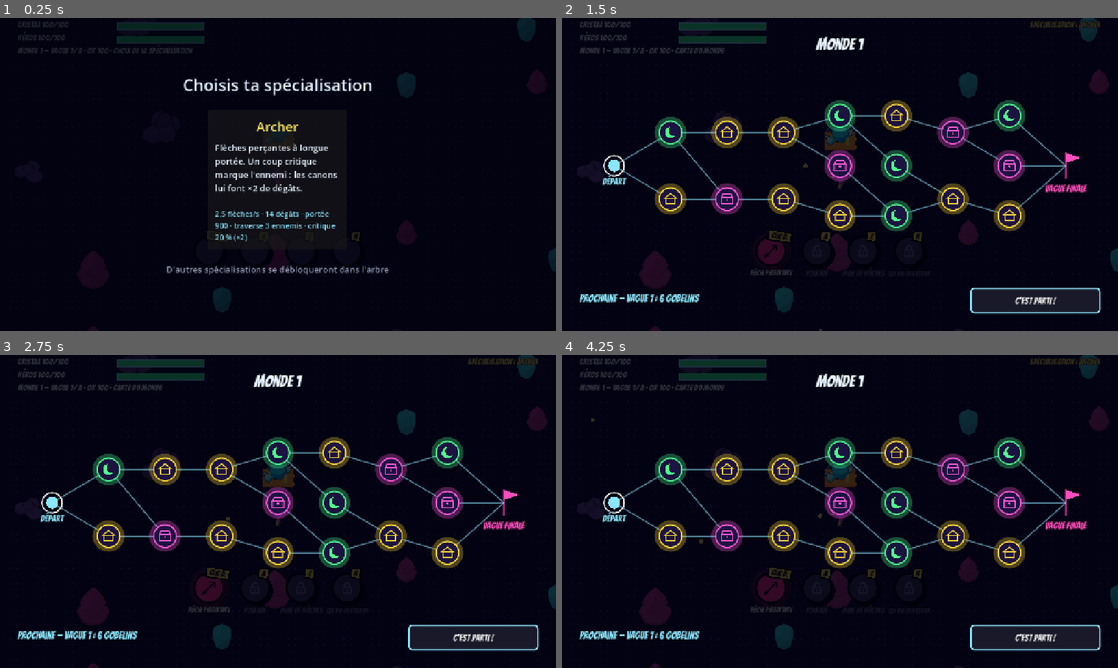
Above: before the commit, frames 1-4 (two rows, left to right).
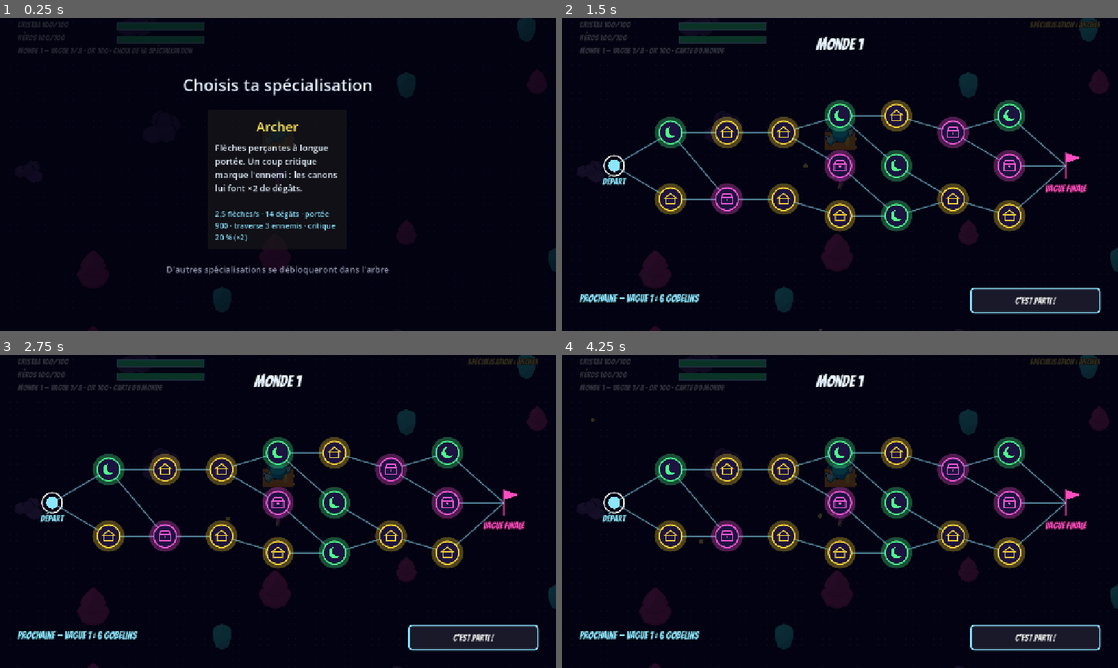
Above: after the commit, the same moments.

Repository: keutarcrash-sudo/first-game
Game: Godot game, scene res://src/game/main.tscn
The game is run twice, just before and just after one commit, with the same random seed, the same clock (stepped at 60 frames per second) and the same inputs.
Inputs (mouse positions are in pixels of both pictures, inside the frame that each line leads up to):
- Up to frame 1 (0.25 s): no input
- Up to frame 2 (1.5 s): click (840, 180) at 0.5 s; click (673, 133) at 1.27 s
- Up to frame 3 (2.75 s): click (111, 536) at 2.02 s
- Up to frame 4 (4.25 s): click (728, 470) at 2.77 s; click (728, 536) at 3.52 s

The runs differ from the first frame. In frame 1, less than 0.1% of the frame differs, in the area x 37-65%, y 68-80%; in frame 2, 0.7%; in frame 3, 0.7%; in frame 4, 0.7%, in the area x 34-65%, y 68-83%.

Commit message:
fix: barre de compétences tout en bas de l'écran
The ability bar now sits at the bottom of the screen (bottom_margin 12) and is
shown in COMBAT only. BUILD fits the field above the tower buttons and prompt
(CrystalHud.build_bottom_band_height) instead of the ability bar band, so the
field is larger in BUILD.

Story: plein écran et affichage

Co-Authored-By: Claude Opus 5.5 <noreply@anthropic.com>
Claude-Session: https://claude.ai/code/session_01UVM1eXdfi8dYgM4xtfgzQe

Diff:
--- a/assets/data/ability_bar.json
+++ b/assets/data/ability_bar.json
@@ -11,7 +11,7 @@
 	"key_font_size": 18,
 	"cooldown_font_size": 34,
 	"name_gap": 6.0,
-	"bottom_margin": 120.0,
+	"bottom_margin": 12.0,
 	"band_margin": 18.0,
 	"breath": { "period": 1.6, "amount": 0.05 },
 	"pop": { "duration": 0.25, "scale": 1.25 }
--- a/src/game/game_camera.gd
+++ b/src/game/game_camera.gd
@@ -2,8 +2,8 @@
 ## the whole field fits, centred on it. Other phases (card or spec choice)
 ## leave it unchanged. COMBAT limits match the field (bottom lowered by the band);
 ## BUILD lifts them so the field stays centred.
-## The bottom HUD band (ability bar and tower buttons, height given in [method setup])
-## hides the bottom of the screen, the top band (hit points, wave line) the top and
+## The bottom HUD band (ability bar in COMBAT, tower buttons and prompt in BUILD, heights
+## given in [method setup]) hides the bottom of the screen, the top band (hit points, wave line) the top and
 ## the side columns (cards, items, stats) the sides: BUILD fits the field in the area
 ## they leave and refits it when the window is resized (F11). COMBAT lets the
 ## field's bottom edge rise above it and shifts the view down when the crystal
@@ -27,7 +27,8 @@
 var _crystal: Node2D
 var _field_rect: Rect2
 var _state: GameState
-var _bottom_band: float = 0.0
+var _bottom_band: float = 0.0  # COMBAT: the ability bar.
+var _build_band: float = 0.0  # BUILD: tower buttons and prompt.
 var _top_band: float = 0.0
 var _side_column: float = 0.0
 var _shift: float = 0.0  # Extra downward shift (world px) for the crystal, smoothed.
@@ -35,15 +36,17 @@
 
 ## Sets limits from [param field_rect], makes this camera current and listens to the phase.
 ## [param bottom_band] is the height in screen pixels of the HUD band at the
-## bottom of the screen ([method AbilityBar.bottom_band_height]), [param top_band] the
+## bottom of the screen in COMBAT ([method AbilityBar.bottom_band_height]), [param build_band]
+## the one in BUILD ([method CrystalHud.build_bottom_band_height]), [param top_band] the
 ## one at the top ([method CrystalHud.top_band_height]) and [param side_column] the width
 ## kept free on each side in BUILD ([method CrystalHud.side_column_width]).
-func setup(hero: Node2D, crystal: Node2D, field_rect: Rect2, state: GameState, bottom_band: float, top_band: float, side_column: float) -> void:
+func setup(hero: Node2D, crystal: Node2D, field_rect: Rect2, state: GameState, bottom_band: float, build_band: float, top_band: float, side_column: float) -> void:
 	_hero = hero
 	_crystal = crystal
 	_field_rect = field_rect
 	_state = state
 	_bottom_band = maxf(bottom_band, 0.0)
+	_build_band = maxf(build_band, 0.0)
 	_top_band = maxf(top_band, 0.0)
 	_side_column = maxf(side_column, 0.0)
 	state.phase_changed.connect(_on_phase_changed.unbind(1))
@@ -83,13 +86,13 @@
 	elif _state.phase == GameState.Phase.BUILD:
 		var view: Vector2 = get_viewport_rect().size
 		var usable_width: float = maxf(view.x - 2.0 * _side_column, 1.0)
-		var usable_height: float = maxf(view.y - _top_band - _bottom_band, 1.0)
+		var usable_height: float = maxf(view.y - _top_band - _build_band, 1.0)
 		var fit: float = minf(usable_width / _field_rect.size.x, usable_height / _field_rect.size.y)
 		zoom = Vector2(fit, fit)
 		_set_limits(-NO_LIMIT, -NO_LIMIT, NO_LIMIT, NO_LIMIT)
 		# The field's centre sits in the middle of the area between the two bands
 		# (that middle is (bottom - top) / 2 screen px above the screen's centre).
-		global_position = _field_rect.get_center() + Vector2(0.0, (_bottom_band - _top_band) * 0.5 / fit)
+		global_position = _field_rect.get_center() + Vector2(0.0, (_build_band - _top_band) * 0.5 / fit)
 
 
 func _set_limits(left: int, top: int, right: int, bottom: int) -> void:
--- a/src/game/main.gd
+++ b/src/game/main.gd
@@ -201,7 +201,7 @@
 		_decor.setup(decor_stats, _field_rect, _crystal.global_position, _rng)
 	_camera = GameCamera.new()
 	add_child(_camera)
-	_camera.setup(_hero, _crystal, _field_rect, _state, AbilityBar.bottom_band_height(bar_style), CrystalHud.top_band_height(), CrystalHud.side_column_width())
+	_camera.setup(_hero, _crystal, _field_rect, _state, AbilityBar.bottom_band_height(bar_style), CrystalHud.build_bottom_band_height(), CrystalHud.top_band_height(), CrystalHud.side_column_width())
 	_impact = ImpactFeedback.new()
 	add_child(_impact)
 	_impact.setup(impact_stats, _camera, _state)
--- a/src/ui/ability_bar.gd
+++ b/src/ui/ability_bar.gd
@@ -52,9 +52,9 @@
 	queue_redraw()
 
 
-## Height in screen pixels of the bottom HUD band (tower buttons, this bar and a
-## small margin): what lies below it on screen is hidden. The one source of this
-## value; [GameCamera] keeps the crystal above it.
+## Height in screen pixels of the bottom HUD band in COMBAT (this bar and a small
+## margin): what lies below it on screen is hidden. The one source of this value;
+## [GameCamera] keeps the crystal above it.
 static func bottom_band_height(style: AbilityBarStyle) -> float:
 	return style.bottom_band_height()
 
--- a/src/ui/crystal_hud.gd
+++ b/src/ui/crystal_hud.gd
@@ -41,6 +41,10 @@
 const ITEMS_POSITION := Vector2(LEFT_MARGIN, CARDS_TOP + CARDS_MAX_LINES * CARDS_LINE_HEIGHT + 6.0)  # Under the cards.
 const PROMPT_FONT_SIZE := 32
 const PROMPT_BOTTOM_MARGIN := 24.0
+## Height of a text line as a share of its font size.
+const LINE_HEIGHT_RATIO := 1.2
+## Gap kept between the top of the tower buttons and the field in BUILD.
+const BUILD_BAND_MARGIN := 18.0
 const PROMPT_COLOR := Color(0.55, 0.9, 1.0)
 const TEXT_COLOR := Color(0.9, 0.95, 1.0)
 const SPEC_COLOR := Color(1.0, 0.9, 0.35)
@@ -71,6 +75,7 @@
 var _enemy_types: EnemyTypes
 var _banner_label: Label
 var _banner_tween: Tween
+var _ability_bar: AbilityBar  # Shown in COMBAT only (abilities are cast in COMBAT only).
 
 
 func _ready() -> void:
@@ -204,6 +209,14 @@
 	return TOP_BAND_HEIGHT
 
 
+## Height in screen pixels of the bottom HUD band in BUILD: the prompt line, the
+## tower buttons above it and a small margin. BUILD keeps the field above it
+## ([GameCamera]); the ability bar is hidden in BUILD.
+static func build_bottom_band_height() -> float:
+	var prompt_top: float = PROMPT_BOTTOM_MARGIN + PROMPT_FONT_SIZE * LINE_HEIGHT_RATIO
+	return maxf(BUTTON_BOTTOM_MARGIN, prompt_top) + BUTTON_SIZE.y + BUILD_BAND_MARGIN
+
+
 ## Width in screen pixels kept free on each side of the field in BUILD: the wider of
 ## the left column (cards, items) and the right one (stats panel), margins included.
 static func side_column_width() -> float:
@@ -212,11 +225,13 @@
 	return maxf(left, right) + COLUMN_GAP
 
 
-## Shows the four ability discs of [param caster], drawn with [param style], above the tower buttons.
+## Shows the four ability discs of [param caster], drawn with [param style], at the
+## bottom of the screen, in COMBAT only.
 func bind_abilities(caster: AbilityCaster, style: AbilityBarStyle) -> void:
-	var bar := AbilityBar.new()
-	add_child(bar)
-	bar.setup(caster, style)
+	_ability_bar = AbilityBar.new()
+	add_child(_ability_bar)
+	_ability_bar.setup(caster, style)
+	_ability_bar.visible = _state != null and _state.phase == GameState.Phase.COMBAT
 
 
 ## Shows "Pas assez d'or" for about a second.
@@ -363,6 +378,8 @@
 	elif _state.phase == GameState.Phase.PLACE:
 		phase_name = "Lieu"
 	_build_box.visible = building
+	if _ability_bar != null:
+		_ability_bar.visible = _state.phase == GameState.Phase.COMBAT
 	if _stats_panel != null:
 		_stats_panel.visible = _stats_visible()
 	_info_label.text = "%s · Or %d · %s" % [_wave_text(), _state.gold, phase_name]
--- a/tests/unit/ui/ability_bar_style_check.gd
+++ b/tests/unit/ui/ability_bar_style_check.gd
@@ -21,7 +21,7 @@
 		return "real file loads"
 	if style.color_of(&"a") != Color("#19e3ff"):
 		return "color_of a is cyan"
-	if not is_equal_approx(style.bottom_band_height(), 120.0 + 72.0 + 6.0 + 18.0 * 1.2 + 18.0):
+	if not is_equal_approx(style.bottom_band_height(), 12.0 + 72.0 + 6.0 + 18.0 * 1.2 + 18.0):
 		return "bottom_band_height formula"
 	if not is_equal_approx(style.breath_scale(0.0), 1.0):
 		return "breath_scale(0) is 1"
